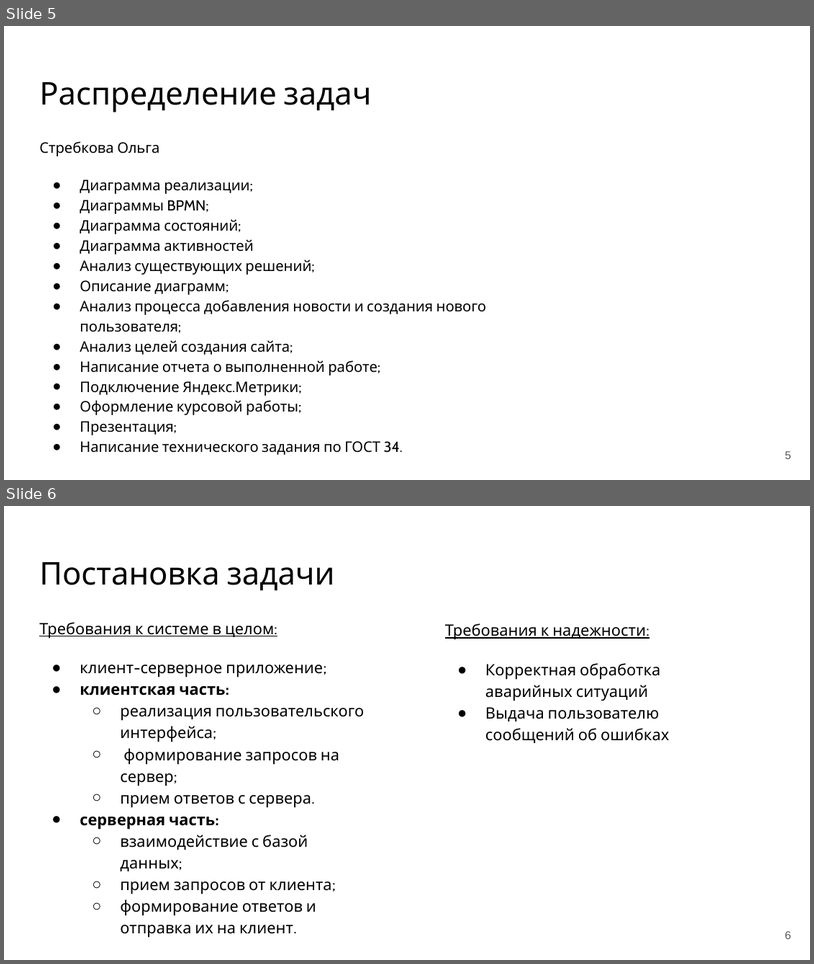
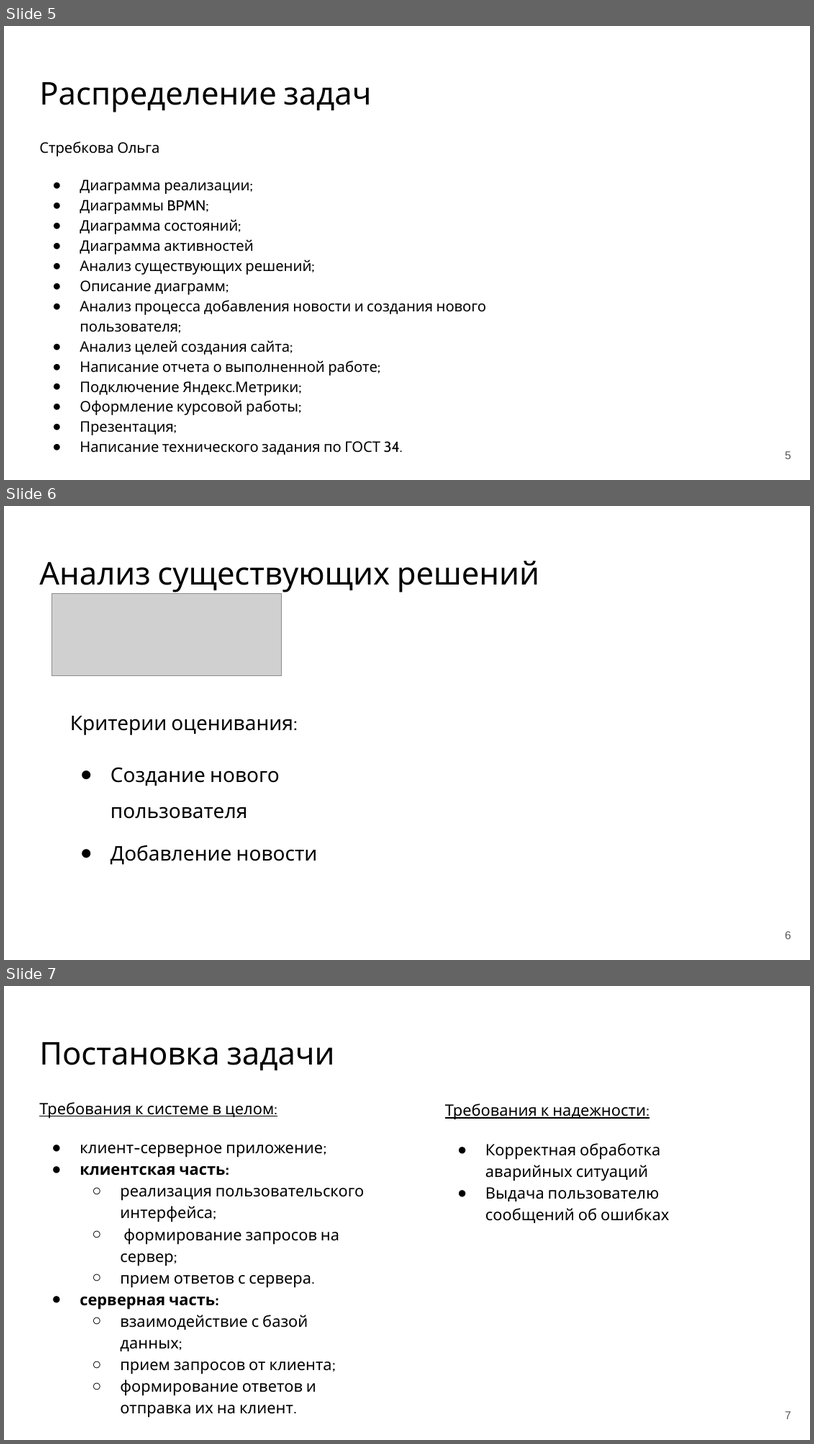
Before and after one commit to Zeleboba99/school-board, a slide deck: Документация/Презентация.pptx. Shown one above the other, each under a label of ours: slides 5 and 6 before the commit, slides 5, 6 and 7 after it. The pictures are 814x964 and 814x1444 pixels, drawn with LibreOffice and Linux fonts; fonts in the diff are those of the drawing; grey boxes stand for pictures. Boxes give left, top, right and bottom in pixels: in the first picture for what was removed or moved away, otherwise in the second. Text is boxed around its words. In the diff, an @@ line names an element or a change of style, - is before the commit and + after.

```diff
--- a/Документация/Презентация.pptx
+++ b/Документация/Презентация.pptx
@@ slide 6 added at <box>4,506,810,960</box>, background #FFFFFF @@
@@ title added at <box>39,561,540,592</box>, 28 pt, text #000000 @@
+Анализ существующих решений
@@ picture added at <box>52,593,281,675</box> @@
@@ text added at <box>70,716,318,865</box>, 18 pt, text #000000 @@
+Критерии оценивания:
+● Создание нового пользователя
+● Добавление новости
@@ page number added at <box>785,931,792,939</box>, 10 pt, text #595959 @@
+6
@@ what was slide 6 is now slide 7 @@
@@ page number at <box>785,1411,792,1419</box>: text changed @@
-6
+7
```
Also in this commit, not shown: 1 other slide added, 1 slide removed, 1 other file.
